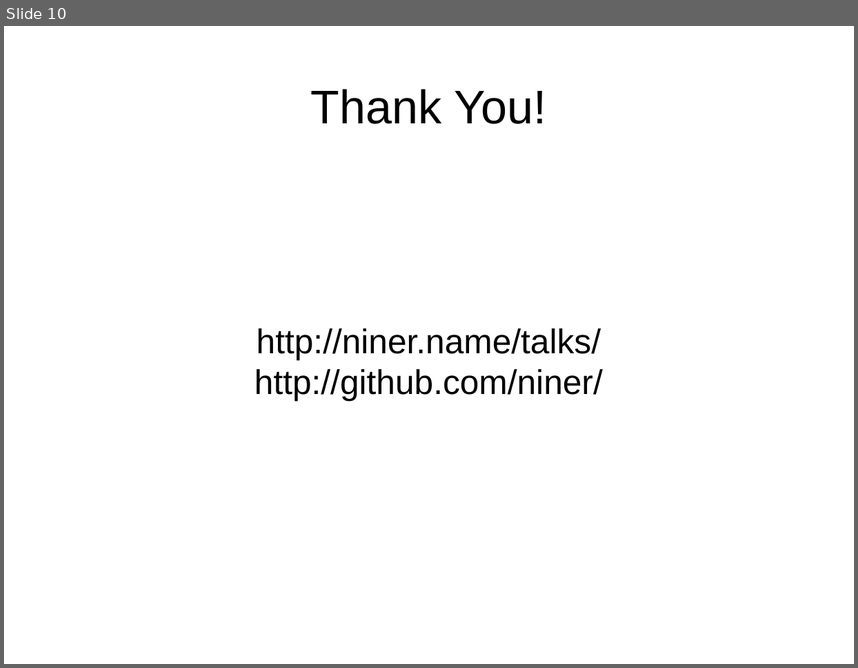
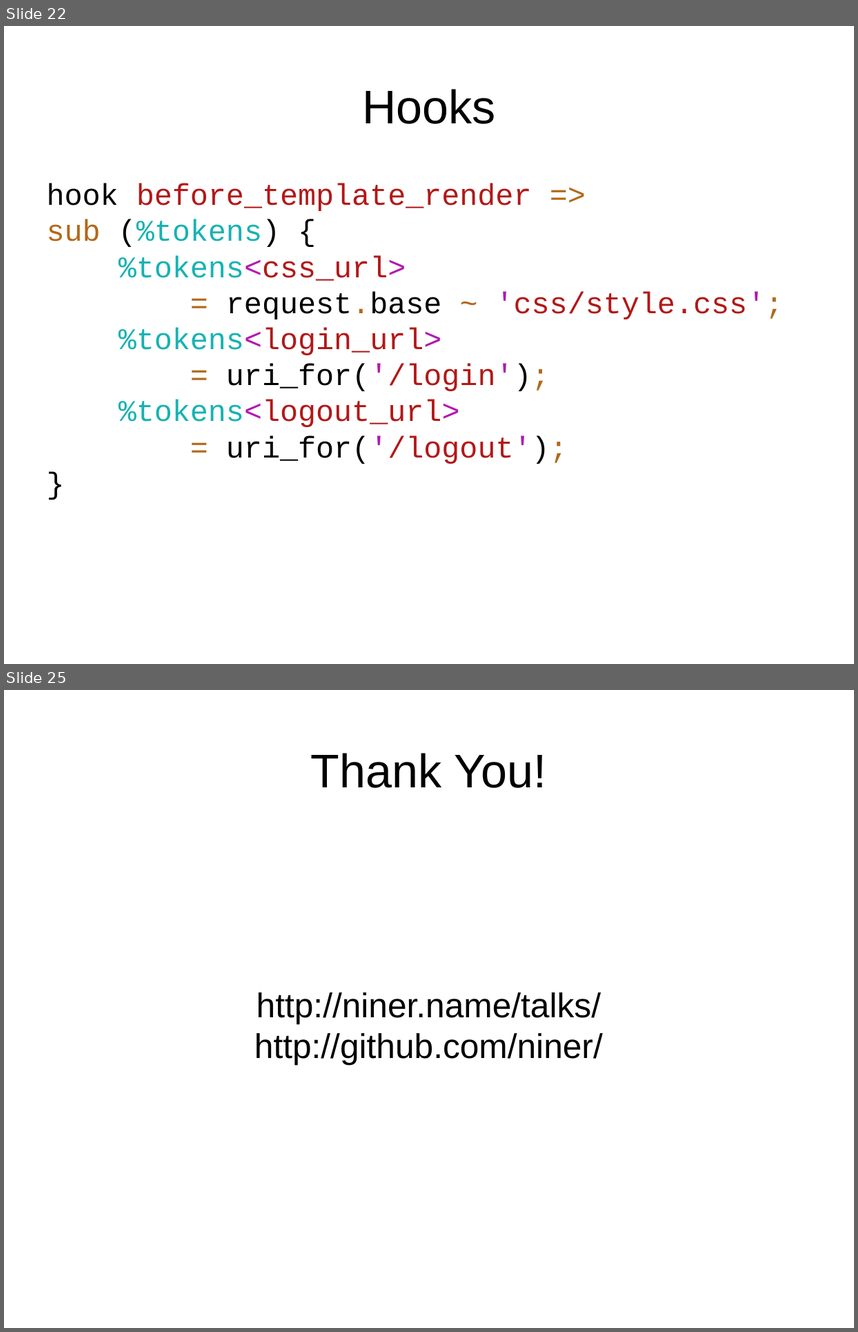
Before and after one commit to niner/talks, a slide deck: Web development and Perl 6/Web development and Perl 6.odp. Shown one above the other, each under a label of ours: slide 10 before the commit, slides 22 and 25 after it; the slides between them are not shown. The pictures are 858x668 and 858x1332 pixels, drawn with LibreOffice and Linux fonts; fonts in the diff are those of the drawing. Boxes give left, top, right and bottom in pixels: in the first picture for what was removed or moved away, otherwise in the second. Text is boxed around its words. In the diff, an @@ line names an element or a change of style, - is before the commit and + after.

```diff
--- a/Web development and Perl 6/Web development and Perl 6.odp
+++ b/Web development and Perl 6/Web development and Perl 6.odp
@@ slide 22 added at bbox=[4, 26, 854, 664], background #FFFFFF @@
@@ title added at bbox=[362, 89, 496, 124], 44 pt, text #000000 @@
+Hooks
@@ text added at bbox=[47, 183, 784, 463], 28 pt, text #B21818 @@
+hook before_template_render =>
+sub (%tokens) {
+%tokens<css_url>
+= request.base ~ 'css/style.css';
+%tokens<login_url>
+= uri_for('/login');
+%tokens<logout_url>
+= uri_for('/logout');
+}
@@ what was slide 10 is now slide 25 @@
```
Also in this commit, not shown: 14 other slides added, 1 other file.
